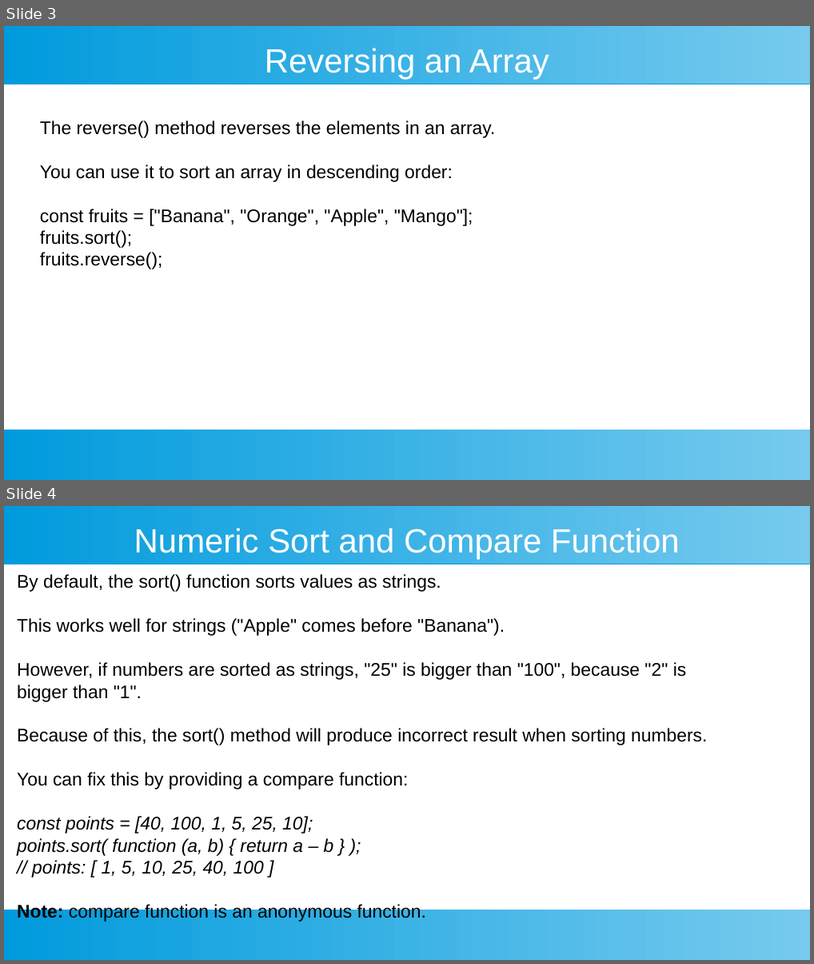
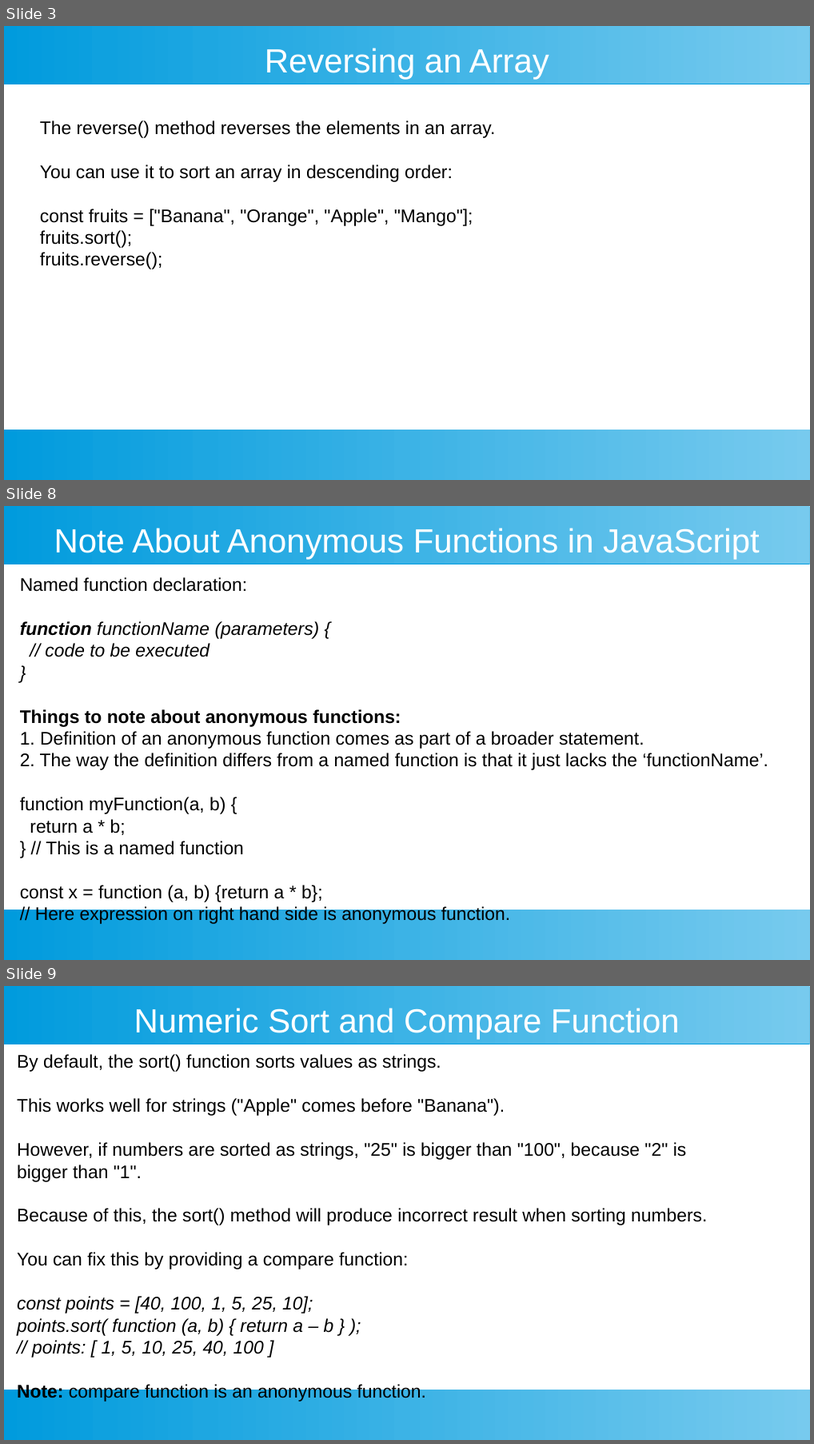
Before and after one commit to ashishjain1547/public_lessons_in_javascript, a slide deck: 7_Arrays in Detail/3 - sorting on an array.odp. Shown one above the other, each under a label of ours: slides 3 and 4 before the commit, slides 3, 8 and 9 after it; the slides between them are not shown. The pictures are 814x964 and 814x1444 pixels, drawn with LibreOffice and Linux fonts; fonts in the diff are those of the drawing. Boxes give left, top, right and bottom in pixels: in the first picture for what was removed or moved away, otherwise in the second. Text is boxed around its words. In the diff, an @@ line names an element or a change of style, - is before the commit and + after.

```diff
--- a/7_Arrays in Detail/3 - sorting on an array.odp
+++ b/7_Arrays in Detail/3 - sorting on an array.odp
@@ slide 8 added at [4,506,810,960], background #FFFFFF; not listed: 2 template elements that a slide beside it also shows @@
@@ title added at [54,528,760,560], 33 pt, text #FFFFFF @@
+Note About Anonymous Functions in JavaScript
@@ text added at [20,577,769,924], 18 pt, text #000000 @@
+Named function declaration:
+function functionName (parameters) {
+// code to be executed
+}
+Things to note about anonymous functions:
+1. Definition of an anonymous function comes as part of a broader statement.
+2. The way the definition differs from a named function is that it just lacks the ‘functionName’.
+function myFunction(a, b) {
+return a * b;
+} // This is a named function
+const x = function (a, b) {return a * b};
+// Here expression on right hand side is anonymous function.
@@ what was slide 4 is now slide 9 @@
```
Also in this commit, not shown: 2 slides changed, 5 other slides added, 2 other files.
